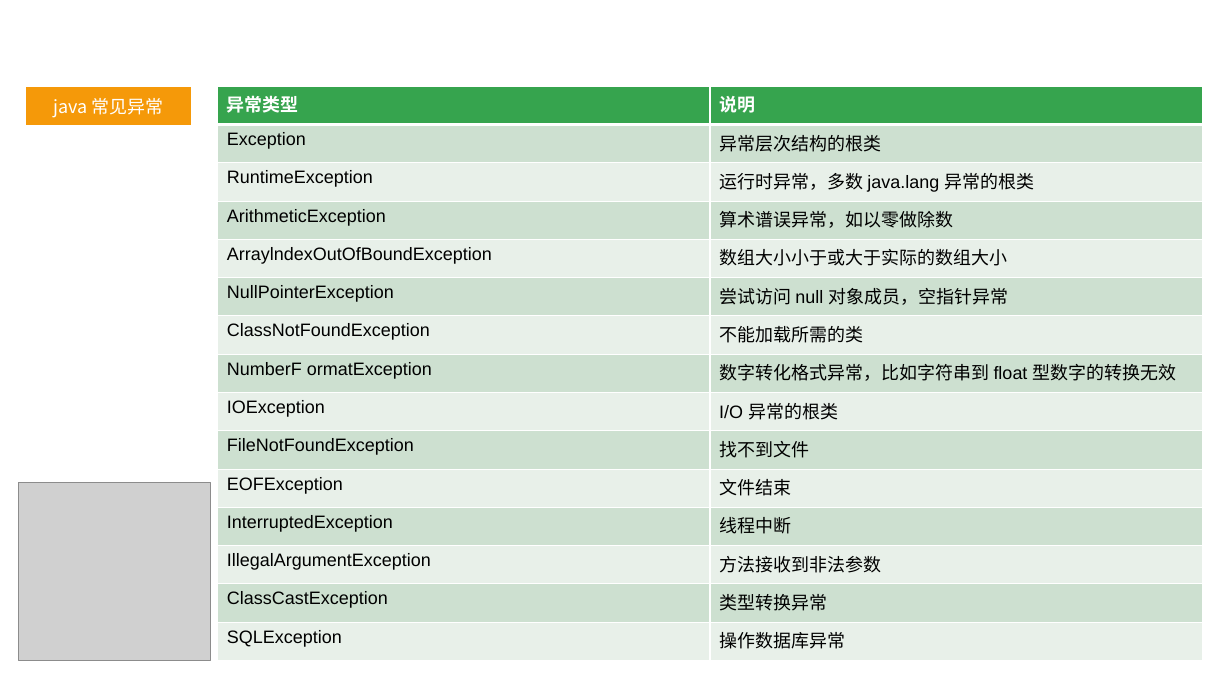
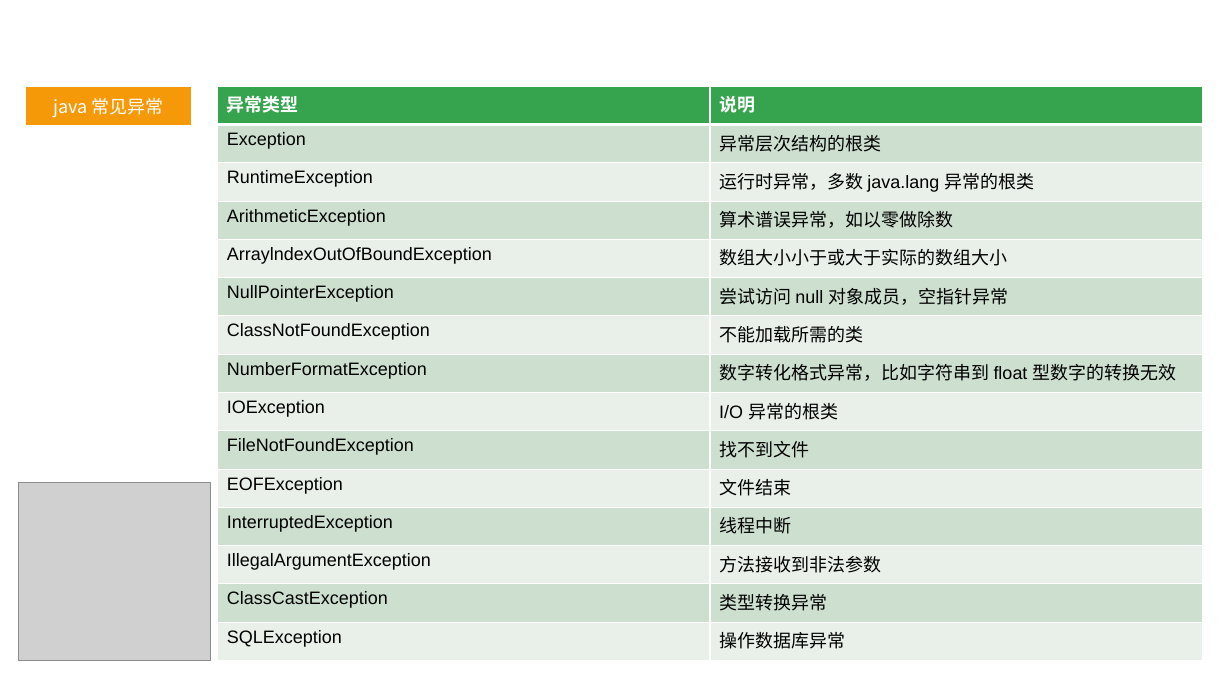
Before and after one commit to linkknown/PPT, a slide deck: slide 5 of 基础PPT/JavaSE进阶第三版/第4章：Java异常处理.pptx. Drawn at 1232x693 pixels with LibreOffice and Linux fonts; fonts in the diff are those of the drawing; grey boxes stand for pictures; background and template pictures are left out. Boxes give left, top, right and bottom in pixels: in the first picture for what was removed or moved away, otherwise in the second. Text is boxed around its words. In the diff, an @@ line names an element or a change of style, - is before the commit and + after.

```diff
--- a/基础PPT/JavaSE进阶第三版/第4章：Java异常处理.pptx
+++ b/基础PPT/JavaSE进阶第三版/第4章：Java异常处理.pptx
@@ table at box(218, 86, 1203, 660) @@
-row 8, column 1: NumberF ormatException
+row 8, column 1: NumberFormatException
```
Also in this commit, not shown: 2 other files.
